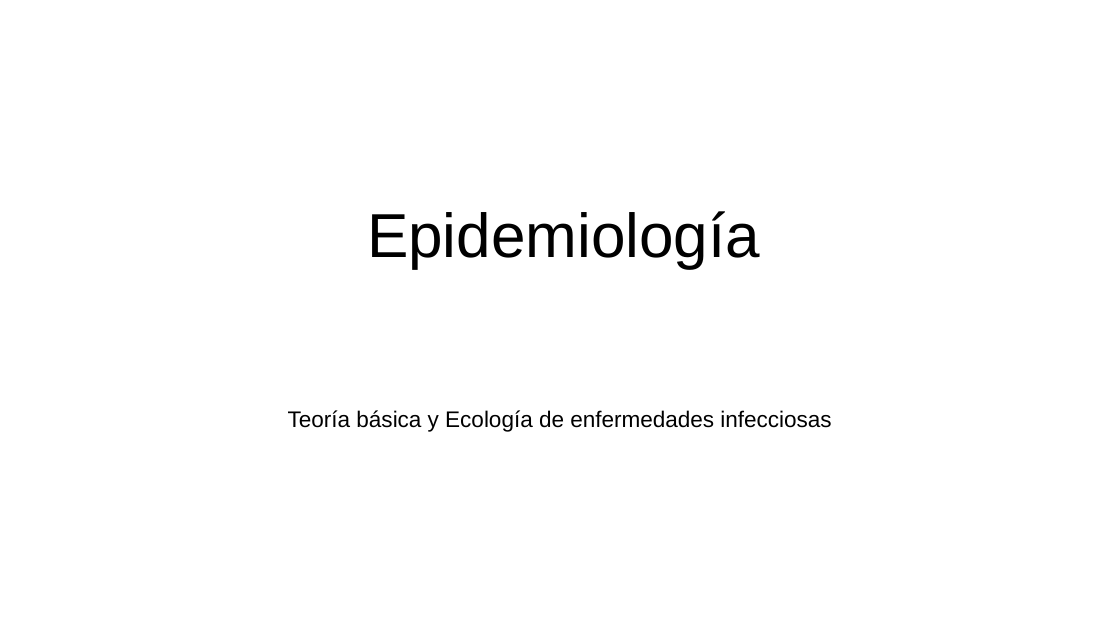
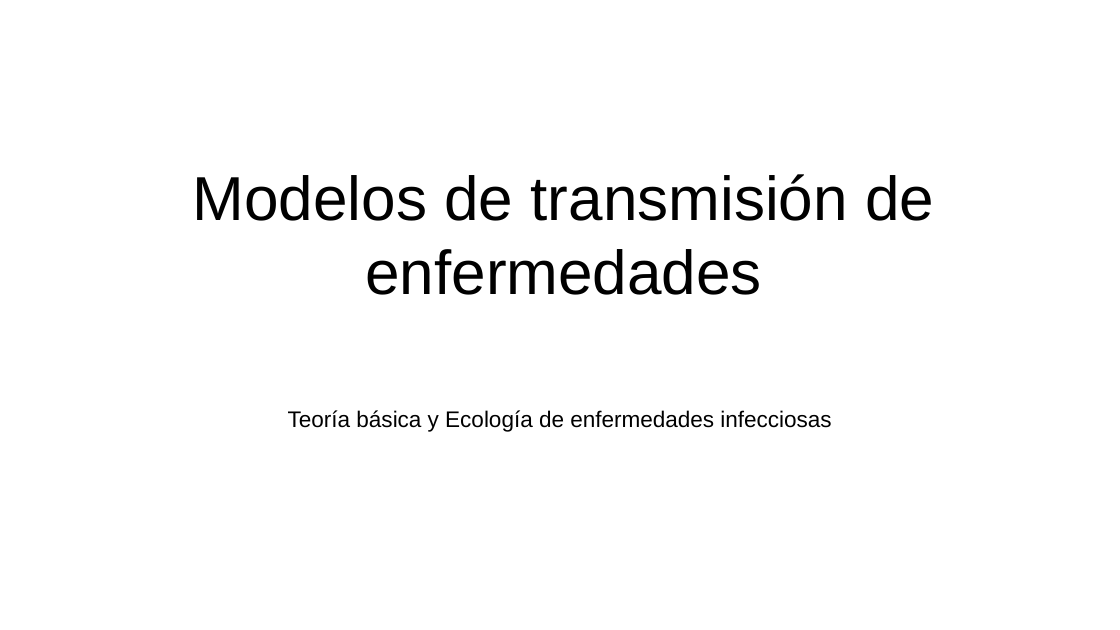
Before and after one commit to gerardommc/Ecologia-Teorica, a slide deck: slide 1 of Modelos-epi.odp. Drawn at 1120x630 pixels with LibreOffice and Linux fonts; fonts in the diff are those of the drawing. Boxes give left, top, right and bottom in pixels: in the first picture for what was removed or moved away, otherwise in the second. Text is boxed around its words. In the diff, an @@ line names an element or a change of style, - is before the commit and + after.

```diff
--- a/Modelos-epi.odp
+++ b/Modelos-epi.odp
@@ title at (193, 174, 934, 295): text changed @@
-Epidemiología
+Modelos de transmisión de enfermedades
```
Also in this commit, not shown: 29 other files.
